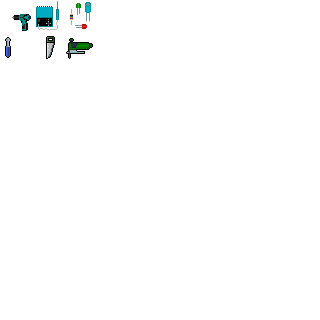
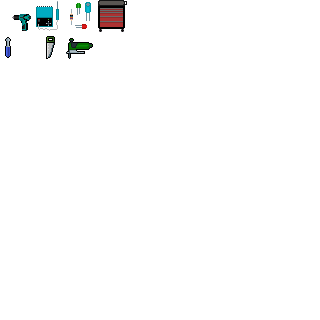
Before/after of a (320, 320) layered artwork. What changed in the layer stack:
pixels changed over [98, 0, 127, 32] (layer not identified)
